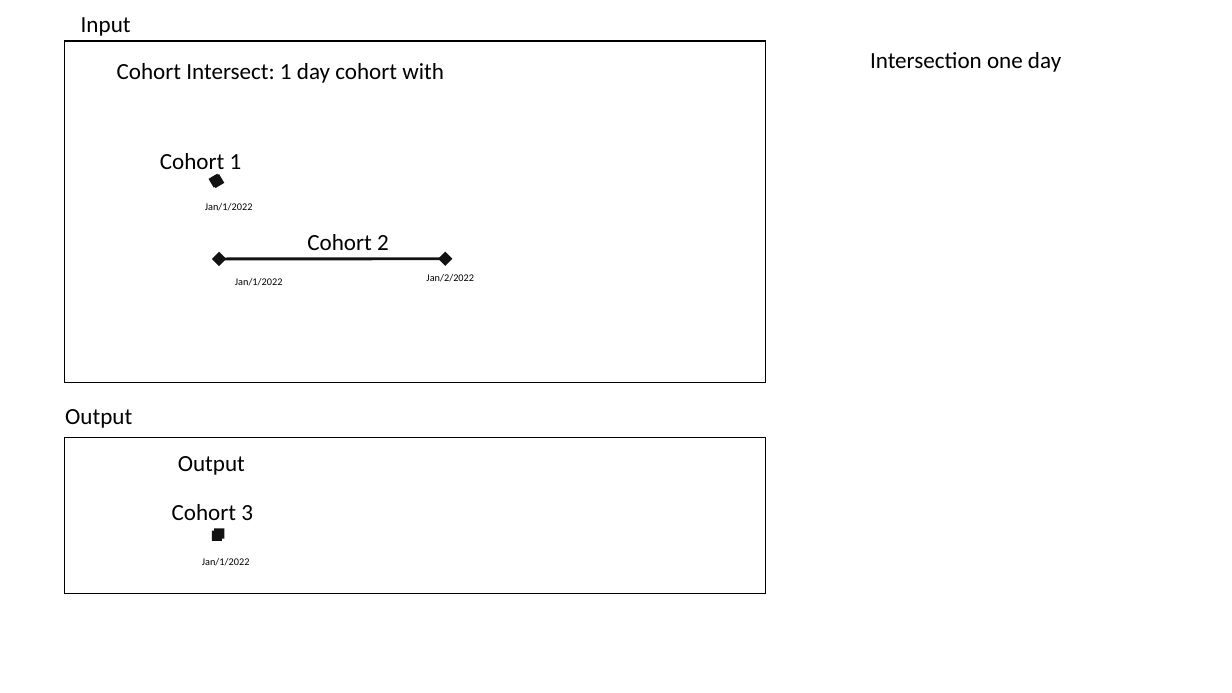
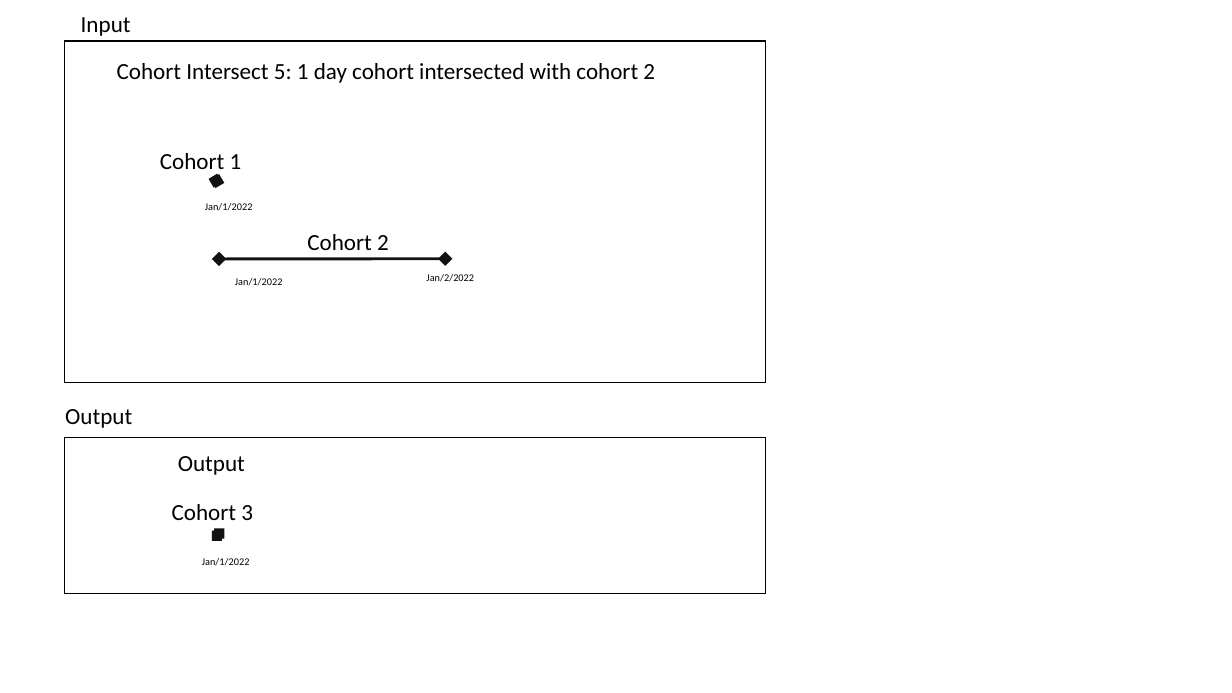
Before and after one commit to OHDSI/CohortAlgebra, a slide deck: slide 6 of extras/Vignette.pptx (slide 2 before the commit). Drawn at 1232x693 pixels with LibreOffice and Linux fonts; fonts in the diff are those of the drawing. Boxes give left, top, right and bottom in pixels: in the first picture for what was removed or moved away, otherwise in the second. Text is boxed around its words. In the diff, an @@ line names an element or a change of style, - is before the commit and + after.

```diff
--- a/extras/Vignette.pptx
+++ b/extras/Vignette.pptx
@@ text removed at (x1=870, y1=52, x2=1061, y2=72) @@
-Intersection one day
@@ text at (x1=117, y1=63, x2=655, y2=83): text changed @@
-Cohort Intersect: 1 day cohort with
+Cohort Intersect 5: 1 day cohort intersected with cohort 2
```
Also in this commit, not shown: 1 other slide changed, 6 slides added, 24 other files.
